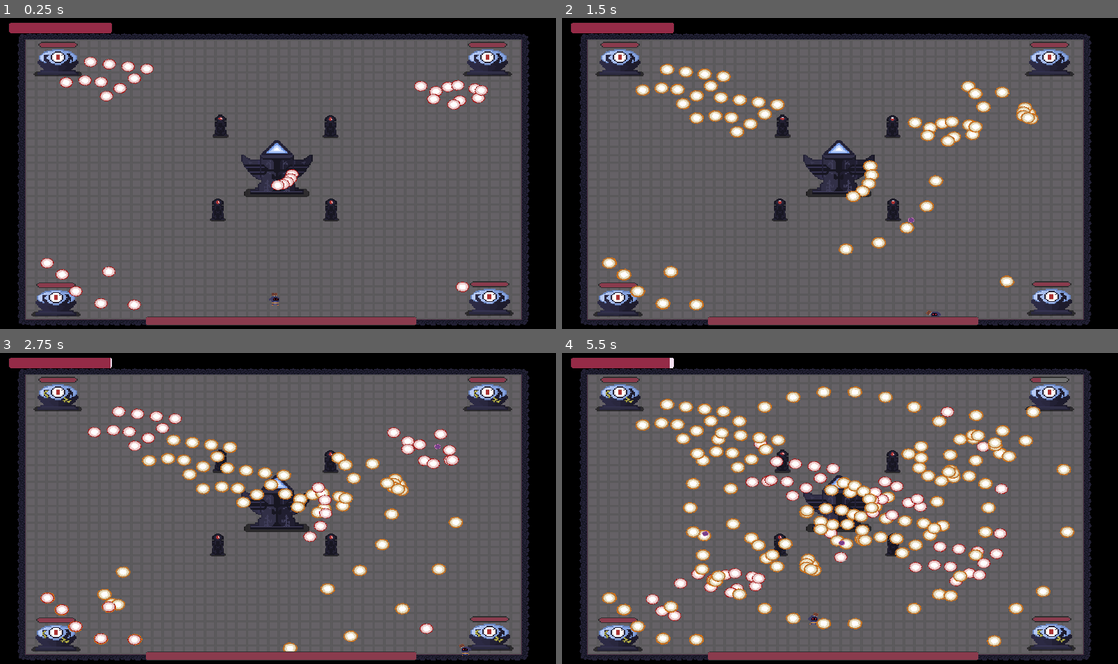
Above: before the commit, frames 1-4 (two rows, left to right).
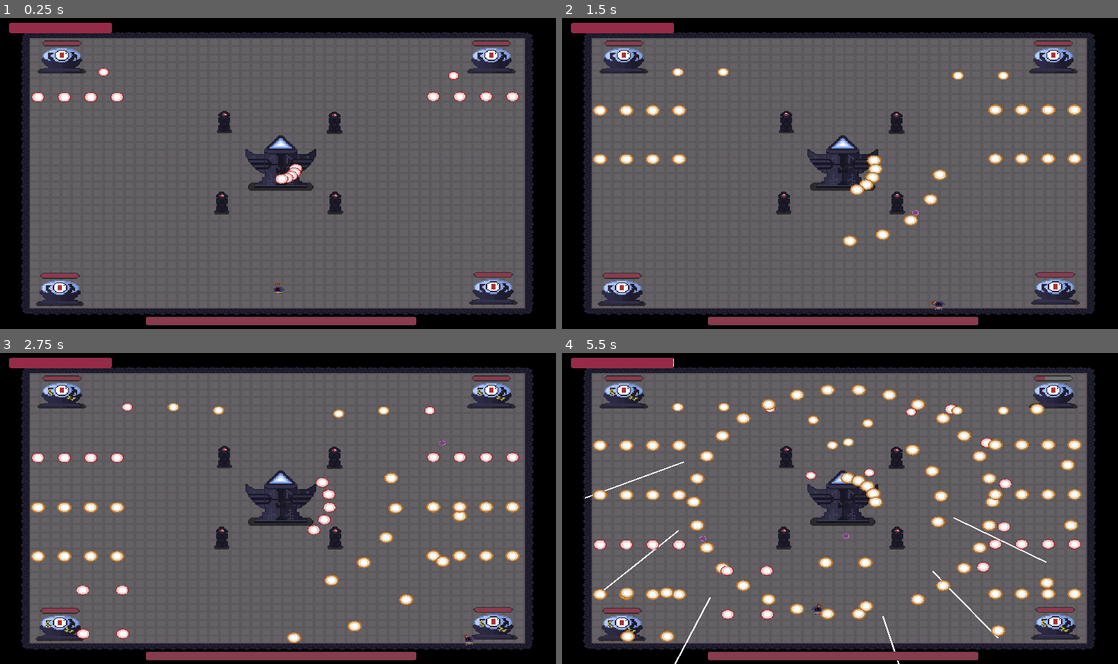
Above: after the commit, the same moments.

Repository: Arssin/Bullet_Hell_Jam
Game: Godot game, scene res://scenes/Level5.tscn
Same seed, same stepped clock (60 frames per second), same inputs: the game is played once before the commit and once after it. This scene is started directly instead of the project's main scene.
Inputs (mouse positions are in pixels of both pictures, inside the frame that each line leads up to):
- Up to frame 1 (0.25 s): no input
- Up to frame 2 (1.5 s): move the mouse to (962, 157) at 0.52 s; hold D (move_right) 0.53-1.28 s; click (962, 157) at 0.6 s; move the mouse to (728, 189) at 1.27 s; hold S (move_down) from 1.28 s (still down); tap Space (dash) at 1.35 s
- Up to frame 3 (2.75 s): move the mouse to (333, 440) at 2.02 s; release S (move_down) at 2.03 s; hold D (move_right) from 2.03 s (still down); tap E (player_action) at 2.1 s
- Up to frame 4 (5.5 s): move the mouse to (812, 570) at 2.77 s; release D (move_right) at 2.78 s; hold W (move_up) 2.78-3.53 s; click (812, 570) at 2.85 s; move the mouse to (1006, 555) at 3.52 s; hold Left (move_left) 3.53-5.03 s; tap Space (dash) at 3.6 s; move the mouse to (673, 461) at 4.27 s; tap E (player_action) at 4.35 s; move the mouse to (867, 508) at 5.02 s; hold S (move_down) from 5.03 s (still down); click (867, 508) at 5.1 s

The runs differ from the first frame. In frame 1, 13% of the frame differs, in the area x 3-96%, y 4-99%; in frame 2, 16%; in frame 3, 19%; in frame 4, 27%, in the area x 3-96%, y 1-100%.

Commit message:
lvl 5 updates

Diff:
--- a/scenes/Level5.tscn
+++ b/scenes/Level5.tscn
@@ -9,11 +9,9 @@
 [ext_resource type="Script" path="res://addons/BulletUpHell/Bullet/BulletProps.gd" id="6_yp165"]
 [ext_resource type="Script" path="res://addons/BulletUpHell/Nodes/BuHSpawnPoint.gd" id="7_d338y"]
 [ext_resource type="Script" path="res://addons/BulletUpHell/Nodes/BuHPattern.gd" id="8_dra1u"]
-[ext_resource type="Script" path="res://addons/BulletUpHell/SpawnPatterns/PatternCustomArea.gd" id="9_xe6aj"]
 [ext_resource type="Script" path="res://addons/BulletUpHell/SpawnPatterns/PatternOne.gd" id="10_cjahl"]
-[ext_resource type="Script" path="res://addons/BulletUpHell/SpawnPatterns/PatternCustomShape.gd" id="11_krocx"]
+[ext_resource type="Script" path="res://addons/BulletUpHell/SpawnPatterns/PatternLine.gd" id="11_ooidx"]
 [ext_resource type="Script" path="res://addons/BulletUpHell/SpawnPatterns/PatternCircle.gd" id="12_0b5ny"]
-[ext_resource type="Script" path="res://addons/BulletUpHell/SpawnPatterns/PatternCustomPoints.gd" id="12_qas8d"]
 [ext_resource type="PackedScene" uid="uid://csp0pjl6er5ri" path="res://scenes/doors.tscn" id="15_qfgxg"]
 [ext_resource type="PackedScene" uid="uid://caf5bx8atum84" path="res://scenes/philar.tscn" id="16_rab7r"]
 
@@ -27,8 +25,8 @@
 script = ExtResource("6_yp165")
 anim_more = Array[Resource("res://addons/BulletUpHell/Bullet/animStates.gd")]([])
 damage = 1.0
-speed = 100.0
-scale = 1.0
+speed = 70.0
+scale = 0.8
 angle = 0.0
 groups = PackedStringArray()
 spec_bounces = 0
@@ -49,9 +47,9 @@
 trigger_container = ""
 trigger_wait_for_shot = true
 homing_type = 0
-homing_target = NodePath("")
-homing_steer = 0.0
-homing_time_start = 0.0
+homing_target = NodePath("../../Marker2D3")
+homing_steer = 30.0
+homing_time_start = 2.0
 homing_duration = 999.0
 scale_multi_iterations = 0
 scale_multiplier = SubResource("Curve_vrwgx")
@@ -95,28 +93,20 @@
 r_scale_multi_iter_variation = Vector3(0, 0, 0)
 r_scale_multi_scale_variation = Vector3(0, 0, 0)
 
-[sub_resource type="Curve2D" id="Curve2D_v7wj3"]
-_data = {
-"points": PackedVector2Array(0, 0, 0, 0, -56, -1, 0, 0, 0, 0, 17, 48, 0, 0, 0, 0, 30, 106, 0, 0, 0, 0, -74, 85, 0, 0, 0, 0, -81, 15)
-}
-point_count = 5
-
-[sub_resource type="NavigationPolygon" id="NavigationPolygon_purdf"]
-resource_name = "PatternCustomArea"
+[sub_resource type="Curve2D" id="Curve2D_0dstl"]
+
+[sub_resource type="NavigationPolygon" id="NavigationPolygon_tr8y1"]
+resource_name = "PatternOne"
 source_geometry_group_name = &"navigation_polygon_source_group"
-script = ExtResource("9_xe6aj")
-center_pos = Vector2(0, 0)
-tries_max = 5
-pooling = 10
-grid_spawning = Vector2(0, 0)
+script = ExtResource("10_cjahl")
 bullet = "6"
-nbr = 10
+nbr = 2
 iterations = -1
 pattern_angle = 0.0
 pattern_angle_target = NodePath("")
 pattern_angle_mouse = false
-forced_angle = 0.0
-forced_target = NodePath("../../Marker2D")
+forced_angle = 3.14159
+forced_target = NodePath("")
 forced_lookat_mouse = false
 forced_pattern_lookat = true
 cooldown_stasis = false
@@ -136,21 +126,21 @@
 script = ExtResource("6_yp165")
 anim_more = Array[Resource("res://addons/BulletUpHell/Bullet/animStates.gd")]([])
 damage = 1.0
-speed = 100.0
-scale = 1.0
+speed = 70.0
+scale = 0.8
 angle = 0.0
 groups = PackedStringArray()
 spec_bounces = 0
 spec_no_collision = false
 spec_modulate_loop = 0.0
-spec_trail_length = 0.0
-spec_trail_width = 0.0
+spec_trail_length = 3.0
+spec_trail_width = 3.0
 spec_trail_modulate = Color(1, 1, 1, 1)
 spec_rotating_speed = 0.0
 death_after_time = 30.0
 death_outside_box = Rect2(0, 0, 0, 0)
 death_from_collision = true
-a_direction_equation = "cos(x)"
+a_direction_equation = ""
 a_curve_movement = 0
 a_speed_multiplier = SubResource("Curve_knf03")
 a_speed_multi_iterations = 0
@@ -158,9 +148,9 @@
 trigger_container = ""
 trigger_wait_for_shot = true
 homing_type = 0
-homing_target = NodePath("")
-homing_steer = 0.0
-homing_time_start = 0.0
+homing_target = NodePath("../../Marker2D2")
+homing_steer = 30.0
+homing_time_start = 2.0
 homing_duration = 999.0
 scale_multi_iterations = 0
 scale_multiplier = SubResource("Curve_wkw4g")
@@ -204,20 +194,18 @@
 r_scale_multi_iter_variation = Vector3(0, 0, 0)
 r_scale_multi_scale_variation = Vector3(0, 0, 0)
 
-[sub_resource type="Curve2D" id="Curve2D_cbpv5"]
-
-[sub_resource type="NavigationPolygon" id="NavigationPolygon_tygqb"]
+[sub_resource type="NavigationPolygon" id="NavigationPolygon_pwcci"]
 resource_name = "PatternOne"
 source_geometry_group_name = &"navigation_polygon_source_group"
 script = ExtResource("10_cjahl")
 bullet = "7"
-nbr = 4
+nbr = 2
 iterations = -1
 pattern_angle = 0.0
 pattern_angle_target = NodePath("")
 pattern_angle_mouse = false
 forced_angle = 0.0
-forced_target = NodePath("../../Player")
+forced_target = NodePath("")
 forced_lookat_mouse = false
 forced_pattern_lookat = true
 cooldown_stasis = false
@@ -228,6 +216,112 @@
 wait_tween_momentum = 0
 wait_tween_length = 0.0
 wait_tween_time = 0.0
+
+[sub_resource type="Curve2D" id="Curve2D_hflvm"]
+
+[sub_resource type="NavigationPolygon" id="NavigationPolygon_kk0pu"]
+resource_name = "PatternLine"
+source_geometry_group_name = &"navigation_polygon_source_group"
+script = ExtResource("11_ooidx")
+offset = Vector2(40, 0)
+center = 1
+symmetric = true
+bullet = "99"
+nbr = 4
+iterations = -1
+pattern_angle = 0.0
+pattern_angle_target = NodePath("")
+pattern_angle_mouse = false
+forced_angle = 1.5708
+forced_target = NodePath("")
+forced_lookat_mouse = false
+forced_pattern_lookat = true
+cooldown_stasis = false
+cooldown_spawn = 1.0
+cooldown_shoot = 0.0
+cooldown_next_spawn = 0.0
+cooldown_next_shoot = 0.0
+wait_tween_momentum = 0
+wait_tween_length = 0.0
+wait_tween_time = 0.0
+
+[sub_resource type="Curve2D" id="Curve2D_u3imo"]
+
+[sub_resource type="Curve" id="Curve_pu7a0"]
+
+[sub_resource type="Curve" id="Curve_r7kyv"]
+
+[sub_resource type="PackedDataContainer" id="PackedDataContainer_6naky"]
+script = ExtResource("6_yp165")
+anim_more = Array[Resource("res://addons/BulletUpHell/Bullet/animStates.gd")]([])
+damage = 1.0
+speed = 100.0
+scale = 1.0
+angle = 0.0
+groups = PackedStringArray()
+spec_bounces = 0
+spec_no_collision = false
+spec_modulate_loop = 0.0
+spec_trail_length = 0.0
+spec_trail_width = 0.0
+spec_trail_modulate = Color(1, 1, 1, 1)
+spec_rotating_speed = 0.0
+death_after_time = 30.0
+death_outside_box = Rect2(0, 0, 0, 0)
+death_from_collision = true
+a_direction_equation = ""
+a_curve_movement = 0
+a_speed_multiplier = SubResource("Curve_pu7a0")
+a_speed_multi_iterations = 0
+a_speed_multi_scale = 0.0
+trigger_container = ""
+trigger_wait_for_shot = true
+homing_type = 0
+homing_target = NodePath("")
+homing_steer = 0.0
+homing_time_start = 0.0
+homing_duration = 999.0
+scale_multi_iterations = 0
+scale_multiplier = SubResource("Curve_r7kyv")
+scale_multi_scale = 1.0
+r_randomisation_chances = 1.0
+r_speed_choice = PackedFloat32Array()
+r_speed_variation = Vector3(0, 0, 0)
+r_scale_choice = PackedFloat32Array()
+r_scale_variation = Vector3(0, 0, 0)
+r_angle_choice = PackedFloat32Array()
+r_angle_variation = Vector3(0, 0, 0)
+r_group_choice = []
+r_bounce_choice = PackedInt32Array()
+r_bounce_variation = Vector3(0, 0, 0)
+r_no_coll_chances = 0.0
+r_modulate_variation = Vector3(0, 0, 0)
+r_trail_length_variation = Vector3(0, 0, 0)
+r_trail_color_variation = Vector3(0, 0, 0)
+r_rotating_variation = Vector3(0, 0, 0)
+r_death_after_choice = PackedFloat32Array()
+r_death_after_variation = Vector3(0, 0, 0)
+r_death_outside_chances = 0.0
+r_dir_equation_choice = PackedStringArray()
+r_curve_choice = []
+r_speed_multi_curve_choice = []
+r_speed_multi_iter_variation = Vector3(0, 0, 0)
+r_speed_multi_scale_variation = Vector3(0, 0, 0)
+r_trigger_choice = PackedStringArray()
+r_wait_for_shot_chances = 0.0
+r_homing_target_choice = []
+r_special_target_choice = PackedStringArray()
+r_group_target_choice = PackedStringArray()
+r_pos_target_choice = PackedVector2Array()
+r_steer_choice = PackedFloat32Array()
+r_steer_variation = Vector3(0, 0, 0)
+r_homing_delay_choice = PackedFloat32Array()
+r_homing_delay_variation = Vector3(0, 0, 0)
+r_homing_dur_choice = PackedFloat32Array()
+r_homing_dur_variation = Vector3(0, 0, 0)
+r_scale_multi_curve_choice = []
+r_scale_multi_iter_variation = Vector3(0, 0, 0)
+r_scale_multi_scale_variation = Vector3(0, 0, 0)
 
 [sub_resource type="Curve" id="Curve_b672w"]
 
@@ -259,9 +353,9 @@
 trigger_container = ""
 trigger_wait_for_shot = true
 homing_type = 0
-homing_target = NodePath("")
-homing_steer = 0.0
-homing_time_start = 0.0
+homing_target = NodePath("../../Player")
+homing_steer = 10.0
+homing_time_start = 1.0
 homing_duration = 999.0
 scale_multi_iterations = 0
 scale_multiplier = SubResource("Curve_vmx7s")
@@ -305,40 +399,6 @@
 r_scale_multi_iter_variation = Vector3(0, 0, 0)
 r_scale_multi_scale_variation = Vector3(0, 0, 0)
 
-[sub_resource type="Curve2D" id="Curve2D_hgsqj"]
-_data = {
-"points": PackedVector2Array(0, 0, 0, 0, 45, -3, 0, 0, 0, 0, 132, 11, 0, 0, 0, 0, 70, 66, 0, 0, 0, 0, 59, 30, 0, 0, 0, 0, 8, 37)
-}
-point_count = 5
-
-[sub_resource type="NavigationPolygon" id="NavigationPolygon_7agya"]
-resource_name = "PatternCustomShape"
-source_geometry_group_name = &"navigation_polygon_source_group"
-script = ExtResource("11_krocx")
-closed_shape = false
-center_pos = Vector2(0, 0)
-symmetric = true
-center = 0
-symmetry_type = 1
-bullet = "8"
-nbr = 10
-iterations = -1
-pattern_angle = 0.0
-pattern_angle_target = NodePath("")
-pattern_angle_mouse = false
-forced_angle = 0.0
-forced_target = NodePath("../../Marker2D")
-forced_lookat_mouse = false
-forced_pattern_lookat = true
-cooldown_stasis = false
-cooldown_spawn = 1.0
-cooldown_shoot = 0.0
-cooldown_next_spawn = 0.0
-cooldown_next_shoot = 0.0
-wait_tween_momentum = 0
-wait_tween_length = 0.0
-wait_tween_time = 0.0
-
 [sub_resource type="Curve" id="Curve_e3vdf"]
 
 [sub_resource type="Curve" id="Curve_botfv"]
@@ -361,7 +421,7 @@
 death_after_time = 30.0
 death_outside_box = Rect2(0, 0, 0, 0)
 death_from_collision = true
-a_direction_equation = ""
+a_direction_equation = "cos(x)"
 a_curve_movement = 0
 a_speed_multiplier = SubResource("Curve_e3vdf")
 a_speed_multi_iterations = 0
@@ -369,9 +429,9 @@
 trigger_container = ""
 trigger_wait_for_shot = true
 homing_type = 0
-homing_target = NodePath("../../Player")
-homing_steer = 10.0
-homing_time_start = 1.0
+homing_target = NodePath("")
+homing_steer = 0.0
+homing_time_start = 0.0
 homing_duration = 999.0
 scale_multi_iterations = 0
 scale_multiplier = SubResource("Curve_botfv")
@@ -416,24 +476,16 @@
 r_scale_multi_scale_variation = Vector3(0, 0, 0)
 
 [sub_resource type="Curve2D" id="Curve2D_3vt4x"]
-_data = {
-"points": PackedVector2Array(0, 0, 0, 0, -2, -46, 0, 0, 0, 0, 19, -13, 0, 0, 0, 0, 58, 11, 0, 0, 0, 0, 110, 11, 0, 0, 0, 0, -22, -70, 0, 0, 0, 0, 70, -51)
-}
-point_count = 6
-
-[sub_resource type="NavigationPolygon" id="NavigationPolygon_2xncr"]
-resource_name = "PatternCustomPoints"
+
+[sub_resource type="NavigationPolygon" id="NavigationPolygon_tqr2m"]
+resource_name = "PatternLine"
 source_geometry_group_name = &"navigation_polygon_source_group"
-script = ExtResource("12_qas8d")
-calculate_angles = 0
-angles = []
-center_pos = Vector2(0, 0)
-reversed_angle = false
-symmetric = false
-center = 0
-symmetry_type = 0
+script = ExtResource("11_ooidx")
+offset = Vector2(60, 0)
+center = 1
+symmetric = true
 bullet = "9"
-nbr = 1
+nbr = 2
 iterations = -1
 pattern_angle = 0.0
 pattern_angle_target = NodePath("")
@@ -443,13 +495,13 @@
 forced_lookat_mouse = false
 forced_pattern_lookat = true
 cooldown_stasis = false
-cooldown_spawn = 1.0
+cooldown_spawn = 1.5
 cooldown_shoot = 0.0
 cooldown_next_spawn = 0.0
 cooldown_next_shoot = 0.0
-wait_tween_momentum = 5
-wait_tween_length = 1.0
-wait_tween_time = 2.0
+wait_tween_momentum = 0
+wait_tween_length = 0.0
+wait_tween_time = 0.0
 
 [sub_resource type="Curve" id="Curve_w7vad"]
 
@@ -527,6 +579,12 @@
 r_scale_multi_iter_variation = Vector3(0, 0, 0)
 r_scale_multi_scale_variation = Vector3(0, 0, 0)
 
+[sub_resource type="Curve2D" id="Curve2D_cbpv5"]
+_data = {
+"points": PackedVector2Array(0, 0, 0, 0, -22, 62)
+}
+point_count = 1
+
 [sub_resource type="NavigationPolygon" id="NavigationPolygon_ur6ar"]
 resource_name = "PatternCircle"
 source_geometry_group_name = &"navigation_polygon_source_group"
@@ -590,10 +648,6 @@
 [node name="Level5" type="Node2D"]
 script = ExtResource("1_p3qr0")
 
-[node name="Camera2D" type="Camera2D" parent="."]
-position = Vector2(639, 275)
-zoom = Vector2(1.365, 1.065)
-
 [node name="MapCreator" parent="." instance=ExtResource("1_e14j6")]
 layer_0/tile_data = PackedInt32Array(262165, 65536, 1, 327701, 65536, 1, 393237, 65536, 1, 458773, 65536, 1, 524309, 65 …(76597 unchanged characters)…
 
@@ -625,6 +679,12 @@
 [node name="Marker2D" type="Marker2D" parent="."]
 position = Vector2(631, 277)
 
+[node name="Marker2D2" type="Marker2D" parent="."]
+position = Vector2(558, 423)
+
+[node name="Marker2D3" type="Marker2D" parent="."]
+position = Vector2(720, 423)
+
 [node name="Totemix1" type="Node2D" parent="."]
 position = Vector2(953, 55)
 
@@ -635,12 +695,13 @@
 props = SubResource("PackedDataContainer_5nile")
 
 [node name="SpawnPoint" type="Node2D" parent="Totemix1"]
+position = Vector2(-37, 36)
 script = ExtResource("7_d338y")
 active = true
 auto_pattern_id = "patternOne"
 shared_area_name = "two"
 rotating_speed = 0.0
-pool_amount = 50
+pool_amount = 100
 auto_start_on_cam = true
 auto_start_after_time = 0.0
 auto_start_at_distance = 5.0
@@ -648,13 +709,15 @@
 trigger_container = NodePath("")
 
 [node name="SpawnPattern" type="Path2D" parent="Totemix1"]
-curve = SubResource("Curve2D_v7wj3")
+position = Vector2(0.60215, -42.2842)
+scale = Vector2(0.913979, 1.41053)
+curve = SubResource("Curve2D_0dstl")
 script = ExtResource("8_dra1u")
 id = "patternOne"
-pattern = SubResource("NavigationPolygon_purdf")
+pattern = SubResource("NavigationPolygon_tr8y1")
 
 [node name="Totemix2" type="Node2D" parent="."]
-position = Vector2(961, 526)
+position = Vector2(319, 69)
 
 [node name="BulletPattern" type="Path2D" parent="Totemix2"]
 curve = SubResource("Curve2D_mw5da")
@@ -663,27 +726,67 @@
 props = SubResource("PackedDataContainer_elm7e")
 
 [node name="SpawnPoint" type="Node2D" parent="Totemix2"]
-position = Vector2(-18, -8)
+position = Vector2(33, 15)
 script = ExtResource("7_d338y")
 active = true
 auto_pattern_id = "patternTwo"
 shared_area_name = "two"
 rotating_speed = 0.0
-pool_amount = 50
+pool_amount = 70
 auto_start_on_cam = true
 auto_start_after_time = 0.0
 auto_start_at_distance = 5.0
 auto_distance_from = NodePath("")
 trigger_container = NodePath("")
 
-[node name="SpawnPattern" type="Path2D" parent="Totemix2"]
-curve = SubResource("Curve2D_cbpv5")
+[node name="SpawnPattern2" type="Path2D" parent="Totemix2"]
 script = ExtResource("8_dra1u")
 id = "patternTwo"
-pattern = SubResource("NavigationPolygon_tygqb")
+pattern = SubResource("NavigationPolygon_pwcci")
+
+[node name="SpawnPoint3" type="Node2D" parent="Totemix2"]
+position = Vector2(750, 41)
+script = ExtResource("7_d338y")
+active = true
+auto_pattern_id = "linetto"
+shared_area_name = "two"
+rotating_speed = 0.0
+pool_amount = 100
+auto_start_on_cam = true
+auto_start_after_time = 0.0
+auto_start_at_distance = 5.0
+auto_distance_from = NodePath("")
+trigger_container = NodePath("")
+
+[node name="SpawnPoint2" type="Node2D" parent="Totemix2"]
+position = Vector2(150, 42)
+script = ExtResource("7_d338y")
+active = true
+auto_pattern_id = "linetto"
+shared_area_name = "two"
+rotating_speed = 0.0
+pool_amount = 100
+auto_start_on_cam = true
+auto_start_after_time = 0.0
+auto_start_at_distance = 5.0
+auto_distance_from = NodePath("")
+trigger_container = NodePath("")
+
+[node name="SpawnPattern" type="Path2D" parent="Totemix2"]
+position = Vector2(-319, -69)
+curve = SubResource("Curve2D_hflvm")
+script = ExtResource("8_dra1u")
+id = "linetto"
+pattern = SubResource("NavigationPolygon_kk0pu")
+
+[node name="BulletPattern2" type="Path2D" parent="Totemix2"]
+curve = SubResource("Curve2D_u3imo")
+script = ExtResource("5_qrsen")
+id = "99"
+props = SubResource("PackedDataContainer_6naky")
 
 [node name="Totemix3" type="Node2D" parent="."]
-position = Vector2(290, 49)
+position = Vector2(961, 519)
 
 [node name="BulletPattern" type="Path2D" parent="Totemix3"]
 curve = SubResource("Curve2D_mw5da")
@@ -691,25 +794,6 @@
 id = "8"
 props = SubResource("PackedDataContainer_pfljy")
 
-[node name="SpawnPoint" type="Node2D" parent="Totemix3"]
-script = ExtResource("7_d338y")
-active = true
-auto_pattern_id = "patternThree"
-shared_area_name = "two"
-rotating_speed = 0.0
-pool_amount = 50
-auto_start_on_cam = true
-auto_start_after_time = 0.0
-auto_start_at_distance = 5.0
-auto_distance_from = NodePath("")
-trigger_container = NodePath("")
-
-[node name="SpawnPattern" type="Path2D" parent="Totemix3"]
-curve = SubResource("Curve2D_hgsqj")
-script = ExtResource("8_dra1u")
-id = "patternThree"
-pattern = SubResource("NavigationPolygon_7agya")
-
 [node name="Totemix4" type="Node2D" parent="."]
 position = Vector2(298, 530)
 
@@ -719,8 +803,8 @@
 id = "9"
 props = SubResource("PackedDataContainer_dc3m0")
 
-[node name="SpawnPoint" type="Node2D" parent="Totemix4"]
-position = Vector2(14, -10)
+[node name="SpawnPoint2" type="Node2D" parent="Totemix4"]
+position = Vector2(88, -16)
 script = ExtResource("7_d338y")
 active = true
 auto_pattern_id = "patternFour"
@@ -728,7 +812,21 @@
 rotating_speed = 0.0
 pool_amount = 50
 auto_start_on_cam = true
-auto_start_after_time = 0.0
+auto_start_after_time = 2.0
+auto_start_at_distance = 5.0
+auto_distance_from = NodePath("")
+trigger_container = NodePath("")
+
+[node name="SpawnPoint" type="Node2D" parent="Totemix4"]
+position = Vector2(87, -104)
+script = ExtResource("7_d338y")
+active = true
+auto_pattern_id = "patternFour"
+shared_area_name = "two"
+rotating_speed = 0.0
+pool_amount = 50
+auto_start_on_cam = true
+auto_start_after_time = 2.0
 auto_start_at_distance = 5.0
 auto_distance_from = NodePath("")
 trigger_container = NodePath("")
@@ -737,7 +835,7 @@
 curve = SubResource("Curve2D_3vt4x")
 script = ExtResource("8_dra1u")
 id = "patternFour"
-pattern = SubResource("NavigationPolygon_2xncr")
+pattern = SubResource("NavigationPolygon_tqr2m")
 
 [node name="Totemix5" type="Node2D" parent="."]
 position = Vector2(631, 275)
@@ -823,6 +921,10 @@
 position = Vector2(719, 349)
 scale = Vector2(1.5, 1.5)
 
+[node name="Camera2D" type="Camera2D" parent="."]
+position = Vector2(633.11, 286.715)
+zoom = Vector2(1.365, 1.03)
+
 [connection signal="boss_open" from="." to="." method="_on_boss_open"]
 [connection signal="boss_died" from="Totem" to="." method="_on_totem_boss_died"]
 [connection signal="totem_died" from="MiniTotem" to="." method="_on_mini_totem_totem_died"]
Not shown: 3 places in scenes/Level5.tscn that only renumber resources
